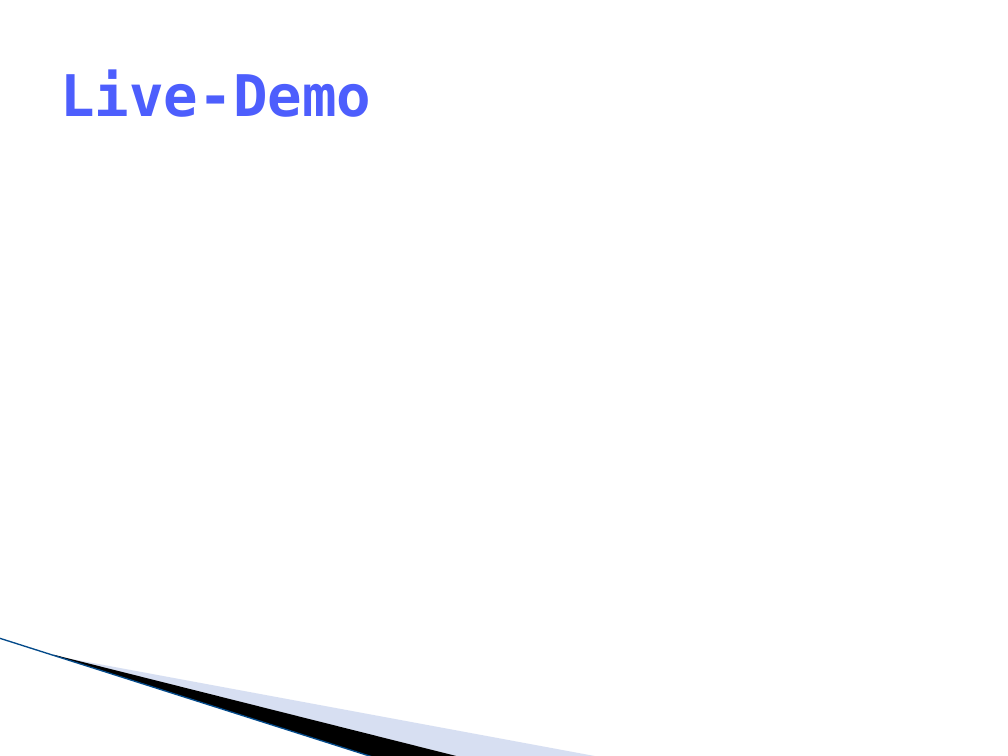
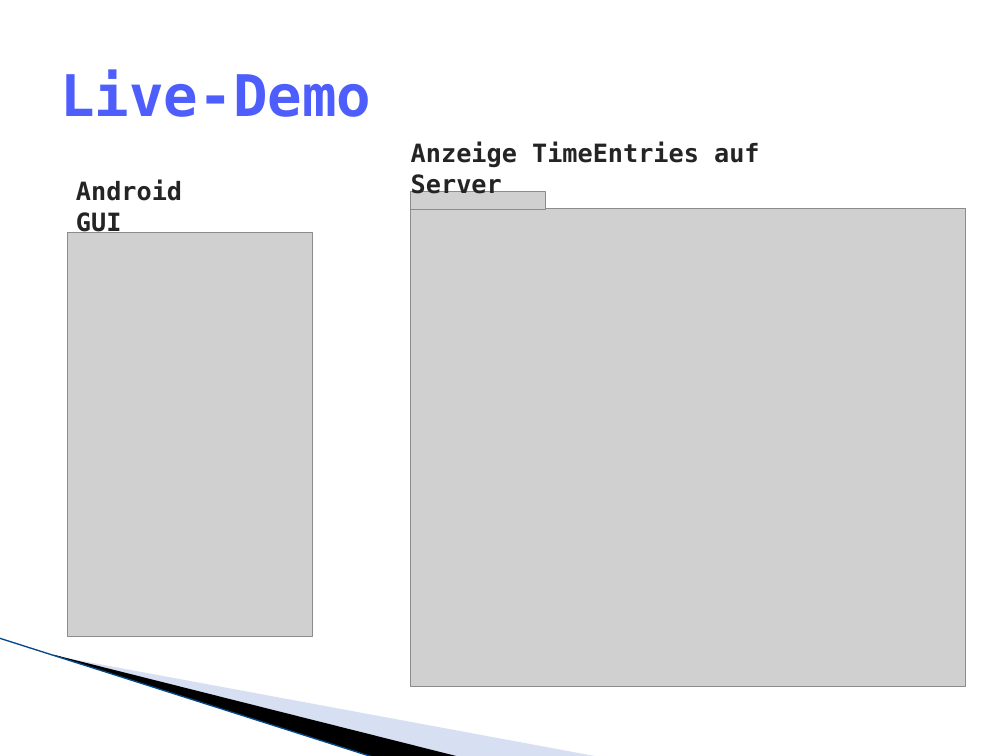
Before and after one commit to lukaselmer/hsr-mrt-software-engineering-2-project, a slide deck: slide 19 of doc/05_Design/praesentation.pptx (slide 18 before the commit). Drawn at 1008x756 pixels with LibreOffice and Linux fonts; fonts in the diff are those of the drawing; grey boxes stand for pictures; background and template pictures are left out. Boxes give left, top, right and bottom in pixels: in the first picture for what was removed or moved away, otherwise in the second. Text is boxed around its words. In the diff, an @@ line names an element or a change of style, - is before the commit and + after.

```diff
--- a/doc/05_Design/praesentation.pptx
+++ b/doc/05_Design/praesentation.pptx
@@ text added at box(411, 142, 760, 194), 18 pt, text #242424, bold @@
+Anzeige TimeEntries auf Server
@@ text added at box(76, 180, 182, 233), 18 pt, text #242424, bold @@
+Android GUI
@@ picture added at box(410, 209, 966, 687) @@
@@ picture added at box(410, 192, 545, 210) @@
@@ picture added at box(68, 232, 312, 636) @@
```
Also in this commit, not shown: 2 other slides changed, 6 slides added.
